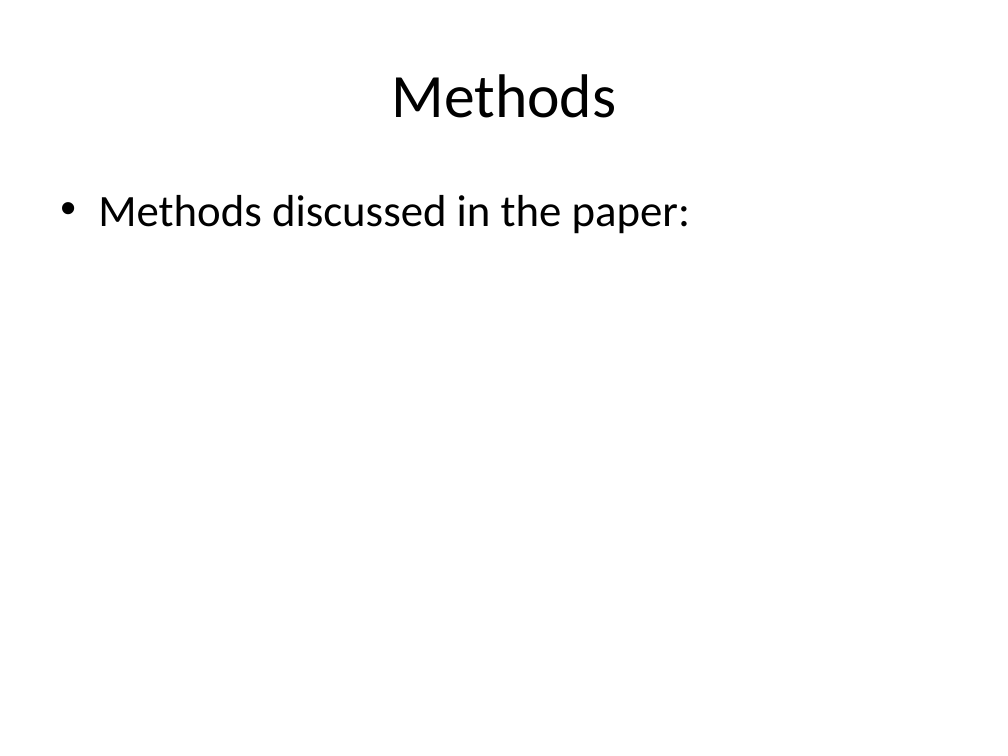
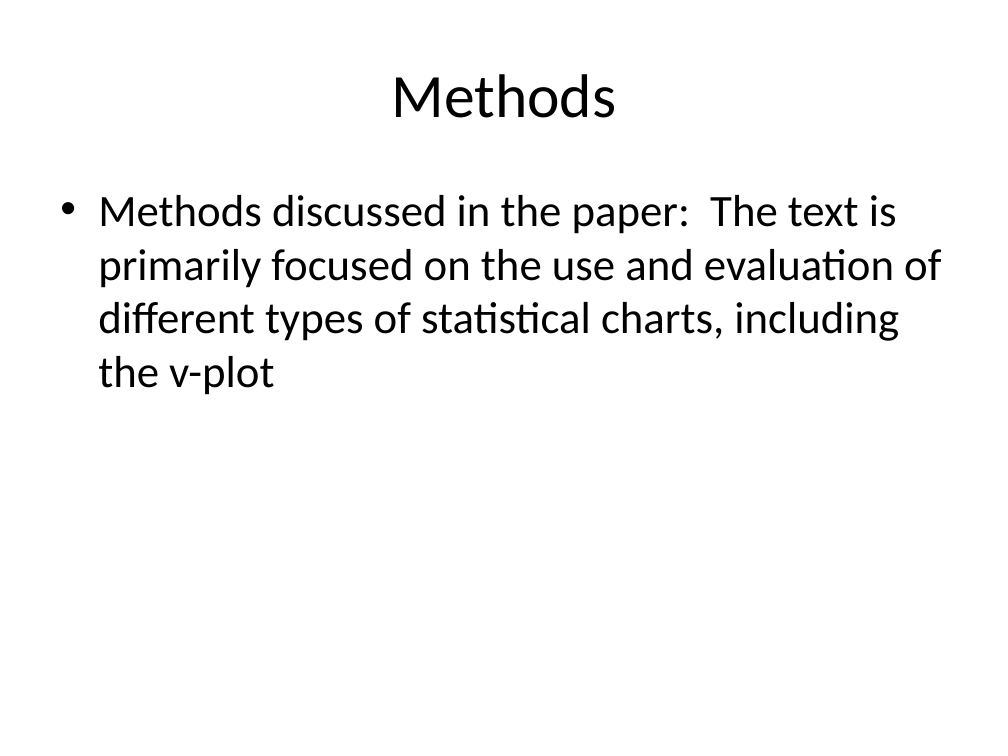
Before and after one commit to knowhrishi/AutoDeckAI-EchoHack, a slide deck: slide 3 of generated_presentation.pptx. Drawn at 1008x756 pixels with LibreOffice and Linux fonts; fonts in the diff are those of the drawing. Boxes give left, top, right and bottom in pixels: in the first picture for what was removed or moved away, otherwise in the second. Text is boxed around its words. In the diff, an @@ line names an element or a change of style, - is before the commit and + after.

```diff
--- a/generated_presentation.pptx
+++ b/generated_presentation.pptx
@@ text at box(98, 195, 941, 395): text changed @@
-• Methods discussed in the paper:
+• Methods discussed in the paper: The text is primarily focused on the use and evaluation of different types of statistical charts, including the v-plot
```
Also in this commit, not shown: 2 other slides changed, 2 other files.
